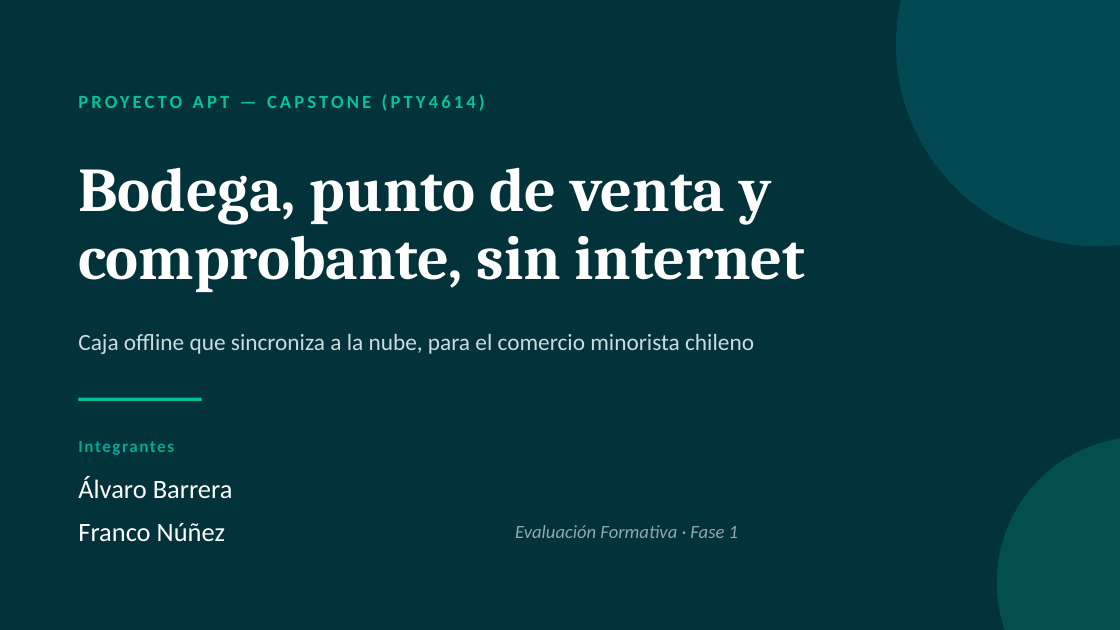
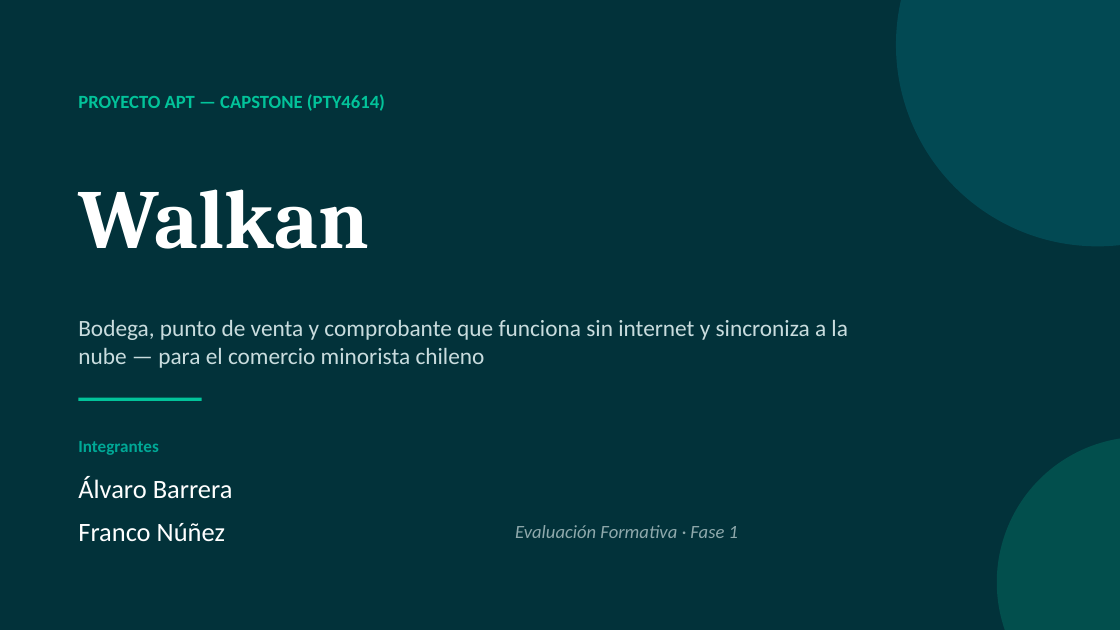
Before and after one commit to Chazito/Walkan, a slide deck: slide 1 of Fase 1/Evidencias Grupales/Proyecto_APT_Presentacion.pptx. Drawn at 1120x630 pixels with LibreOffice and Linux fonts; fonts in the diff are those of the drawing. Boxes give left, top, right and bottom in pixels: in the first picture for what was removed or moved away, otherwise in the second. Text is boxed around its words. In the diff, an @@ line names an element or a change of style, - is before the commit and + after.

```diff
--- a/Fase 1/Evidencias Grupales/Proyecto_APT_Presentacion.pptx
+++ b/Fase 1/Evidencias Grupales/Proyecto_APT_Presentacion.pptx
@@ text "PROYECTO APT — CAPSTONE (PTY4614)" at (x1=78, y1=94, x2=385, y2=111): letter spacing 2 to 0 pt @@
@@ text at (x1=78, y1=189, x2=369, y2=249): text changed; size 40 to 54 pt @@
-Bodega, punto de venta y
-comprobante, sin internet
+Walkan
@@ text at (x1=78, y1=320, x2=848, y2=368): text changed @@
-Caja offline que sincroniza a la nube, para el comercio minorista chileno
+Bodega, punto de venta y comprobante que funciona sin internet y sincroniza a la nube — para el comercio minorista chileno
@@ text "Integrantes" at (x1=78, y1=441, x2=159, y2=455): letter spacing 1 to 0 pt @@
```
Also in this commit, not shown: 3 other slides changed, 2 slides added.
